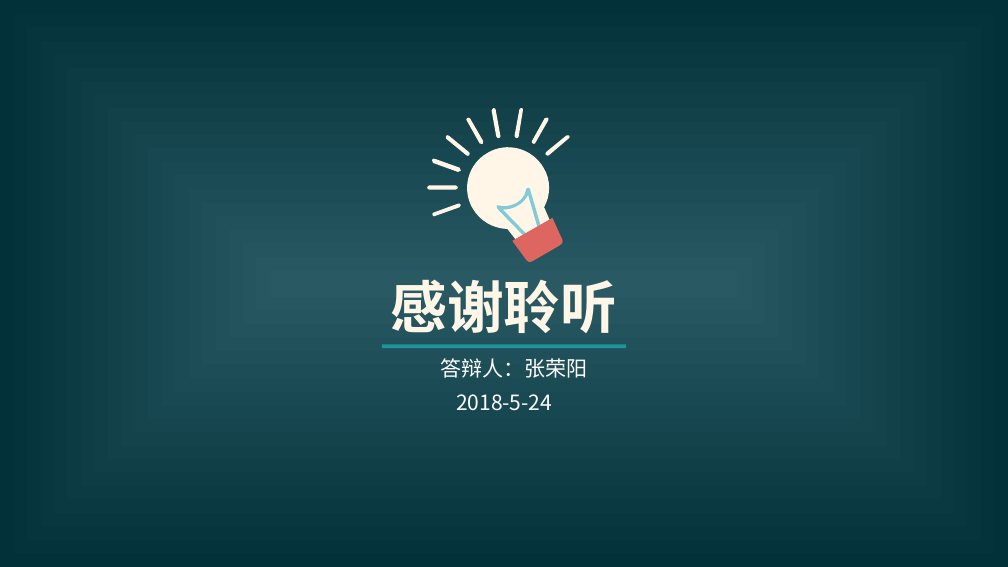
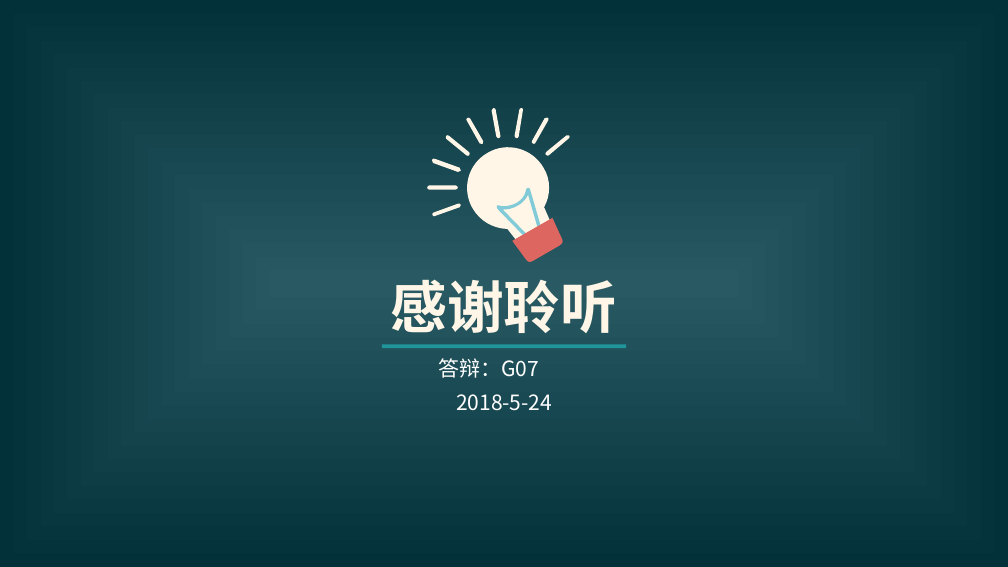
Before and after one commit to popopoi/Software-G07, a slide deck: slide 8 of SE2018春-G07/翻转课堂/杀死一个程序员只需要改三次需求.ppt (slide 6 before the commit). Drawn at 1008x567 pixels with LibreOffice and Linux fonts; fonts in the diff are those of the drawing. Boxes give left, top, right and bottom in pixels: in the first picture for what was removed or moved away, otherwise in the second. Text is boxed around its words. In the diff, an @@ line names an element or a change of style, - is before the commit and + after.

```diff
--- a/SE2018春-G07/翻转课堂/杀死一个程序员只需要改三次需求.ppt
+++ b/SE2018春-G07/翻转课堂/杀死一个程序员只需要改三次需求.ppt
@@ text at (x1=438, y1=358, x2=539, y2=378): text changed @@
-答辩人：张荣阳
+答辩：G07
```
Also in this commit, not shown: 4 other slides changed, 2 slides added, 5 other files.
